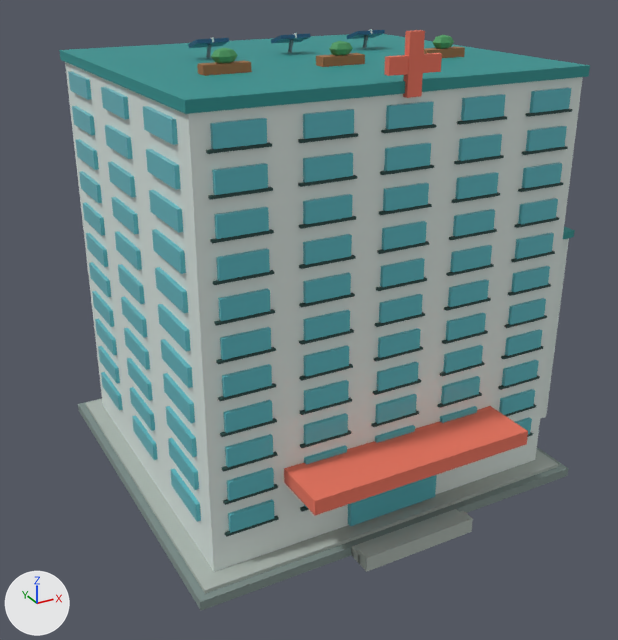
A saved change to the glTF model assets/models/hospital_lv4.glb.
One viewpoint serves both versions: a 50 mm lens placed at (-9.43, -17.24, 12.14), pointed at (-0.28, -0.61, 3.82). The lights are fixed; the arrows at lower left show +X, +Y and +Z. The picture after the commit comes second. Where no turn or scale is listed for an object, it has been applied to the vertices. Vertices at exactly the same position are counted once.

The older version as bpy lines, for what is in view:
```python
ob_concrete = bpy.data.objects.new('concrete', me_mesh_1)
ob_concrete.location = (0.0, 0.0, 0.0)
ob_coral = bpy.data.objects.new('coral', me_mesh_6)
ob_coral.location = (0.0, 0.0, 0.0)
ob_dark = bpy.data.objects.new('dark', me_mesh_5)
ob_dark.location = (0.0, 0.0, 0.0)
ob_green = bpy.data.objects.new('green', me_mesh_8)
ob_green.location = (0.0, 0.0, 0.0)
ob_pavement = bpy.data.objects.new('pavement', me_mesh_0)
ob_pavement.location = (0.0, 0.0, 0.0)
ob_steel = bpy.data.objects.new('steel', me_mesh_9)
ob_steel.location = (0.0, 0.0, 0.0)
ob_teal = bpy.data.objects.new('teal', me_mesh_3)
ob_teal.location = (0.0, 0.0, 0.0)
ob_white = bpy.data.objects.new('white', me_mesh_2)
ob_white.location = (0.0, 0.0, 0.0)
ob_wood = bpy.data.objects.new('wood', me_mesh_7)
ob_wood.location = (0.0, 0.0, 0.0)
# also in view: 'glass' at (0.0, -0.03, 4.9)
```
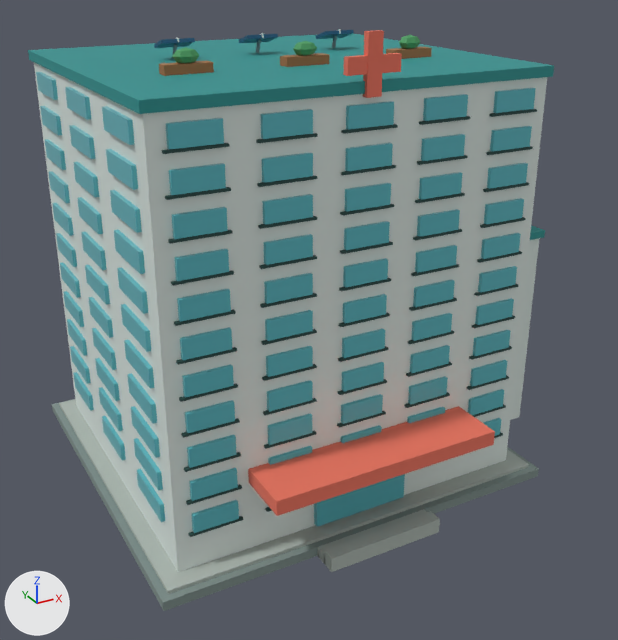
The change, as a diff of the scene's bpy script:
```diff
--- a/assets/models/hospital_lv4.glb.py
+++ b/assets/models/hospital_lv4.glb.py
@@ mat_surface_glossy @@
+mat_surface_glossy = bpy.data.materials.new('surface_glossy')
+mat_surface_glossy.use_nodes = True; mat_surface_glossy.node_tree.nodes.clear()
+_N = mat_surface_glossy.node_tree.nodes; _L = mat_surface_glossy.node_tree.links
+n0 = _N.new('ShaderNodeBsdfPrincipled'); n0.name = 'Principled BSDF'
+n0.inputs[1].default_value = 0.04  # 'Metallic'
+n0.inputs[2].default_value = 0.28  # 'Roughness'
+n1 = _N.new('ShaderNodeOutputMaterial'); n1.name = 'Material Output'
+n2 = _N.new('ShaderNodeVertexColor'); n2.name = 'Color Attribute'
+_L.new(n0.outputs[0], n1.inputs[0])  # 'BSDF' to 'Surface'
+_L.new(n2.outputs[0], n0.inputs[0])  # 'Color' to 'Base Color'
@@ mat_surface_rough @@
+mat_surface_rough = bpy.data.materials.new('surface_rough')
+mat_surface_rough.use_nodes = True; mat_surface_rough.node_tree.nodes.clear()
+_N = mat_surface_rough.node_tree.nodes; _L = mat_surface_rough.node_tree.links
+n0 = _N.new('ShaderNodeBsdfPrincipled'); n0.name = 'Principled BSDF'
+n0.inputs[1].default_value = 0.02  # 'Metallic'
+n0.inputs[2].default_value = 0.74  # 'Roughness'
+n1 = _N.new('ShaderNodeOutputMaterial'); n1.name = 'Material Output'
+n2 = _N.new('ShaderNodeVertexColor'); n2.name = 'Color Attribute'
+_L.new(n0.outputs[0], n1.inputs[0])  # 'BSDF' to 'Surface'
+_L.new(n2.outputs[0], n0.inputs[0])  # 'Color' to 'Base Color'
@@ mat_surface_metallic @@
+mat_surface_metallic = bpy.data.materials.new('surface_metallic')
+mat_surface_metallic.use_nodes = True; mat_surface_metallic.node_tree.nodes.clear()
+_N = mat_surface_metallic.node_tree.nodes; _L = mat_surface_metallic.node_tree.links
+n0 = _N.new('ShaderNodeBsdfPrincipled'); n0.name = 'Principled BSDF'
+n0.inputs[1].default_value = 0.28  # 'Metallic'
+n0.inputs[2].default_value = 0.38  # 'Roughness'
+n1 = _N.new('ShaderNodeOutputMaterial'); n1.name = 'Material Output'
+n2 = _N.new('ShaderNodeVertexColor'); n2.name = 'Color Attribute'
+_L.new(n0.outputs[0], n1.inputs[0])  # 'BSDF' to 'Surface'
+_L.new(n2.outputs[0], n0.inputs[0])  # 'Color' to 'Base Color'
@@ me_mesh_2 @@
-me_mesh_2.from_pydata(...)  # 40 vertices, 60 faces; spans x -4.35..6.12, y -3.95..3.95, z 0.28..10.31
-me_mesh_2.materials.append(mat_white)  # white #dde8e3
+me_mesh_2.from_pydata(...)  # 1261 vertices, 1974 faces; spans x -5.55..5.55, y -4.89..4.89, z 0.0..10.72
+# me_mesh_2 part 1: a new loose piece, a box spanning x -5.55..4.25, y -4.21..4.89, z 0.0..0.22, in mat_surface_rough
+# me_mesh_2 part 2: a new loose piece, a box spanning x -5.377..4.073, y -4.033..4.717, z 0.22..0.3, in mat_surface_rough
+# me_mesh_2 part 3: a new loose piece, a box spanning x -2.05..0.75, y -4.56..-4.22, z 0.0..0.24, in mat_surface_rough
+# me_mesh_2 part 4: a new loose piece, a box spanning x -2.05..0.75, y -4.82..-4.48, z 0.0..0.36, in mat_surface_rough
+# me_mesh_2 part 5: the loose piece of 8 vertices spanning x -4.35..4.35, y -3.95..3.95, z 0.28..9.64 is moved by (-0.65, 0.34, 0.0), in mat_surface_rough
+# me_mesh_2 part 6: the loose piece of 8 vertices spanning x 2.92..6.12, y -2.44..3.24, z 0.28..5.43 is moved by (-0.65, 0.34, 0.0), in mat_surface_rough
+# me_mesh_2 part 7: a new loose piece, a box spanning x -5.08..3.78, y -3.69..4.37, z 9.63..9.85, in mat_surface_rough
+# me_mesh_2 part 8: a new loose piece, a box spanning x 2.19..5.55, y -2.18..3.67, z 5.44..5.62, in mat_surface_rough
+# me_mesh_2 part 9: a new loose piece, a box spanning x -4.724..-3.54, y -3.697..-3.578, z 1.145..1.195, in mat_surface_rough
+# me_mesh_2 part 10: a new loose piece, a box spanning x -4.724..-3.54, y -3.697..-3.578, z 1.925..1.975, in mat_surface_rough
+# me_mesh_2 part 11: 560 vertices added at x -4.78..3.56, y -4.89..-2.71, z 0.01..10.72
+# me_mesh_2 part 12: 31 vertices added at x -3.75..-2.75, y -1.28..-0.94, z 9.82..10.32
+# me_mesh_2 part 13: 31 vertices added at x -1.15..-0.15, y -1.28..-0.94, z 9.82..10.32
+# me_mesh_2 part 14: 31 vertices added at x 1.45..2.45, y -1.28..-0.94, z 9.82..10.32
+# other edits to the shape of me_mesh_2 do not show in these pictures
+me_mesh_2.materials.append(mat_surface_rough)
@@ me_mesh_4 @@
-me_mesh_4.from_pydata(...)  # 1416 vertices, 2124 faces; spans x -4.44..4.44, y -4.09..4.04, z 0.37..9.43
-me_mesh_4.materials.append(mat_glass)  # cyan #5bb9c3
+me_mesh_4.from_pydata(...)  # 1416 vertices, 2124 faces; spans x -5.09..3.79, y -3.75..4.38, z 0.37..9.43
+# me_mesh_4 part 15: the whole mesh is moved by (-0.65, 0.34, 0.0)
+# me_mesh_4 part 16: vertex colours changed
+me_mesh_4.materials.append(mat_surface_glossy)
@@ ob_pavement @@
-ob_pavement = bpy.data.objects.new('pavement', me_mesh_0)
@@ ob_concrete @@
-ob_concrete = bpy.data.objects.new('concrete', me_mesh_1)
@@ ob_teal @@
-ob_teal = bpy.data.objects.new('teal', me_mesh_3)
@@ ob_dark @@
-ob_dark = bpy.data.objects.new('dark', me_mesh_5)
@@ ob_coral @@
-ob_coral = bpy.data.objects.new('coral', me_mesh_6)
@@ ob_wood @@
-ob_wood = bpy.data.objects.new('wood', me_mesh_7)
@@ ob_green @@
-ob_green = bpy.data.objects.new('green', me_mesh_8)
@@ ob_steel @@
-ob_steel = bpy.data.objects.new('steel', me_mesh_9)
@@ ob_solar @@
-ob_solar = bpy.data.objects.new('solar', me_mesh_10)
@@ ob_metallic @@
+ob_metallic = bpy.data.objects.new('metallic', me_mesh_2_1)  # 48 vertices, 72 faces; spans x -3.02..1.72, y 0.84..1.35, z 9.87..10.29
+ob_metallic.location = (0.0, 0.0, 0.0)
```

Boxes [x1, y1, x2, y2] around the edits, measured in the pictures (618 x 640 px; the box of a moved part takes in the faces that stretch with it):
'white', reshaped (7% taller): before [65, 29, 583, 572]; after [28, 29, 554, 611]
'glass', recoloured, moved: before [68, 72, 571, 533]; after [36, 72, 536, 533]
'teal', deleted (cyan): before [59, 34, 590, 239]
'coral', deleted: before [284, 30, 528, 515]
'concrete', deleted: before [86, 399, 558, 594]
'dark', deleted: before [206, 109, 572, 537]
'pavement', deleted: before [78, 398, 568, 610]
'wood', deleted (brown): before [197, 46, 465, 76]
'metallic', added (cyan): after [154, 30, 354, 56]
'green', deleted: before [211, 35, 454, 63]
'solar', deleted (blue): before [188, 30, 385, 48]
'steel', deleted: before [206, 36, 368, 58]
part 1 of me_mesh_2, added: after [52, 399, 539, 611]
part 2 of me_mesh_2, added: after [59, 399, 529, 594]
part 3 of me_mesh_2, added: after [318, 509, 427, 564]
part 4 of me_mesh_2, added: after [324, 511, 440, 572]
part 5 of me_mesh_2, moved or reshaped: before [65, 62, 583, 572]; after [34, 62, 547, 572]
part 6 of me_mesh_2, moved or reshaped: before [540, 238, 569, 419]; after [510, 238, 540, 420]
part 7 of me_mesh_2, added (cyan): after [28, 33, 554, 114]
part 8 of me_mesh_2, added (mostly hidden): after [530, 225, 545, 240]
part 9 of me_mesh_2, added: after [188, 516, 243, 537]
part 10 of me_mesh_2, added: after [186, 485, 242, 505]
part 11 of me_mesh_2, added: after [162, 30, 537, 516]
part 12 of me_mesh_2, added: after [159, 48, 214, 76]
part 13 of me_mesh_2, added: after [280, 41, 329, 67]
part 14 of me_mesh_2, added: after [386, 35, 432, 59]
part 15 of me_mesh_4, moved or reshaped: before [68, 72, 571, 533]; after [36, 72, 536, 533]
